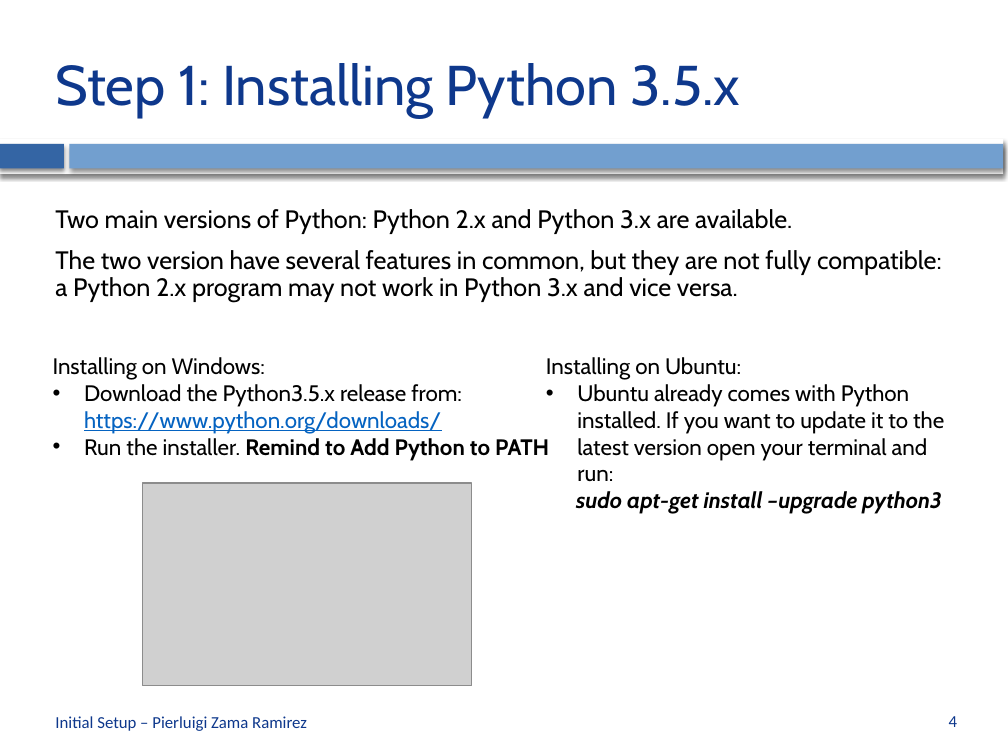
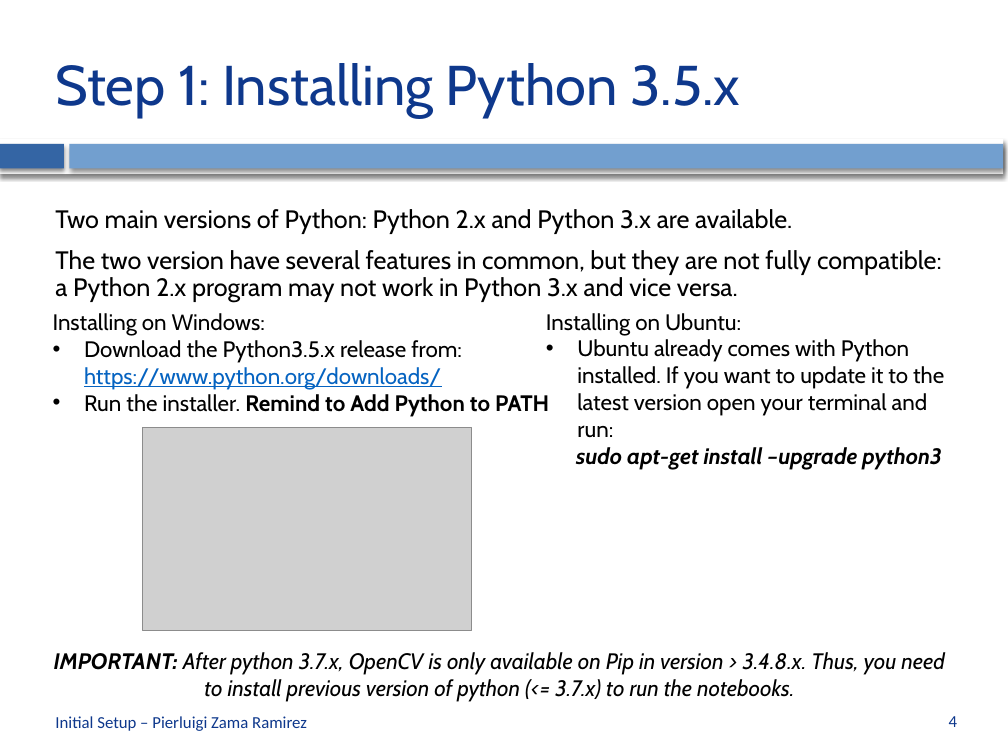
Before and after one commit to CVLAB-Unibo/ComputerVisionImageProcessing-LabSessions, a slide deck: slide 4 of LabSession0 - Initial Setup.pptx. Drawn at 1008x756 pixels with LibreOffice and Linux fonts; fonts in the diff are those of the drawing; grey boxes stand for pictures; background and template pictures are left out. Boxes give left, top, right and bottom in pixels: in the first picture for what was removed or moved away, otherwise in the second. Text is boxed around its words. In the diff, an @@ line names an element or a change of style, - is before the commit and + after.

```diff
--- a/LabSession0 - Initial Setup.pptx
+++ b/LabSession0 - Initial Setup.pptx
@@ text "Installing on Windows:": place and size @@
-text "Installing on Windows:" at <box>53,357,549,461</box>
+text "Installing on Windows:" at <box>53,313,549,417</box>
@@ text "Installing on Ubuntu:": place and size @@
-text "Installing on Ubuntu:" at <box>546,357,944,514</box>
+text "Installing on Ubuntu:" at <box>546,313,944,470</box>
@@ picture: place and size @@
-picture at <box>142,483,472,685</box>
+picture at <box>142,427,472,630</box>
@@ text added at <box>54,652,945,702</box>, 16 pt, text #000000, italic @@
+IMPORTANT: After python 3.7.x, OpenCV is only available on Pip in version > 3.4.8.x. Thus, you need to install previous version of python (<= 3.7.x) to run the notebooks.
```
Also in this commit, not shown: 4 other slides changed, 4 other files.
